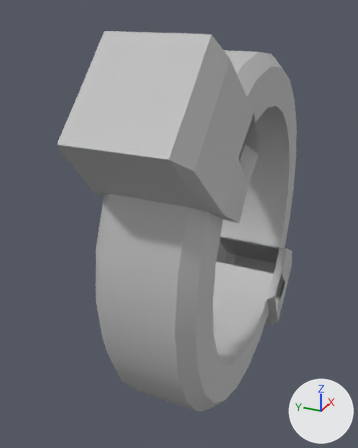
An edit to the FBX model Assets/RainbowJam2021/FBX/prop_gate_Q.fbx, drawn before and after from the same camera.
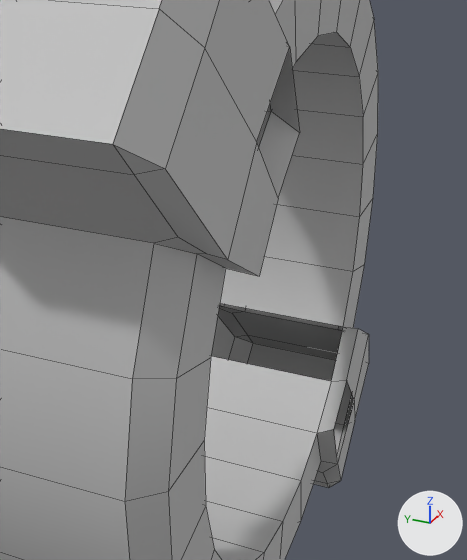
Old and new are each drawn whole from a 50 mm camera at (-0.2832, -0.0401, 0.0568) aimed at (-0.1722, 0.0098, 0.0013) and again close up on the part from 32% to 95% of the width and 20% to 80% of the height. The axes (+X, +Y, +Z) are drawn at lower right. The lights are the same throughout. The close-ups show mesh edges as thin lines. Where no turn or scale is listed for an object, it has been applied to the vertices. Vertices at the same position are counted once.
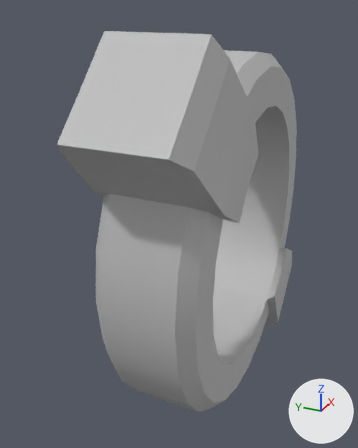
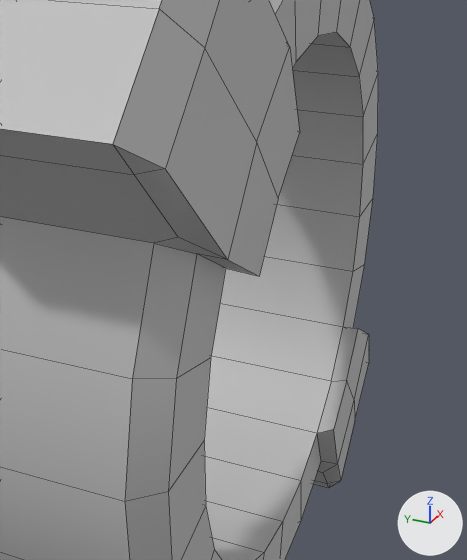
Scene script edits in JSON lines:
```json
{"block": "me_mesh", "where": "# used by ob_pcylinder3; location = (-0.1684, 0.0, 0.0)"}
{"block": "me_mesh", "where": "# verts and faces of me_mesh; kept vertices keep their numbers, new ones are numbered from 206"}
{"block": "me_mesh", "where": "# before: 5 (0.0237, -0.0111, -0.0237) at pixel (331, 381), 10 (0.029, 0.0111, -0.0167), 11 (0.029, -0.0111, -0.0167) at pixel (343, 326), 16 (0.0237, 0.0111, -0.0237), 71 (0.0211, -0.0139, -0.0365) at pixel (337, 464)"}
{"block": "me_mesh", "where": "# before: 72 (0.0298, -0.0139, -0.0298) at pixel (354, 400), 73 (0.0219, -0.0139, -0.0219) at pixel (346, 380), 74 (0.0155, -0.0139, -0.0268) at pixel (333, 429), 75 (0.0155, -0.0139, -0.0268) at pixel (333, 429), 83 (0.0298, 0.0139, -0.0298)"}
{"block": "me_mesh", "where": "# before: 84 (0.0219, 0.0139, -0.0219), 85 (0.0211, 0.0139, -0.0365), 86 (0.0155, 0.0139, -0.0268), 87 (0.0155, 0.0139, -0.0268)"}
{"op": "remove", "block": "me_mesh", "code": "me_mesh.from_pydata(...)  # 206 vertices, 196 faces; spans x -0.0514..0.0514, y -0.0139..0.0139, z -0.0514..0.0514"}
{"op": "add", "block": "me_mesh", "code": "me_mesh.from_pydata(...)  # 204 vertices, 202 faces; spans x -0.0514..0.0514, y -0.0139..0.0139, z -0.0514..0.0514"}
{"block": "me_mesh", "change": "me_mesh part 1"}
{"block": "me_mesh", "change": "2 vertices are removed from x -0.038, y -0.0125..0.0125, z 0.022"}
{"block": "me_mesh", "change": "6 faces are deleted"}
{"block": "me_mesh", "change": "9 new faces join them"}
{"block": "me_mesh", "change": "me_mesh part 2"}
{"op": "add", "block": "me_mesh", "code": "faces += [(71, 72, 73, 74, 75), (5, 11, 10, 16), (83, 85, 86, 87, 84)]"}
```

Changed parts and their boxes (x1, y1, x2, y2) in the close-ups (467 x 560 px; the box of a moved part takes in the faces that stretch with it):
```json
{"part": 1, "of": "me_mesh", "change": "moved or reshaped", "before": [134, 169, 257, 276], "after": [134, 47, 300, 276]}
{"part": 2, "of": "me_mesh", "change": "added", "after": [211, 303, 354, 463]}
```
